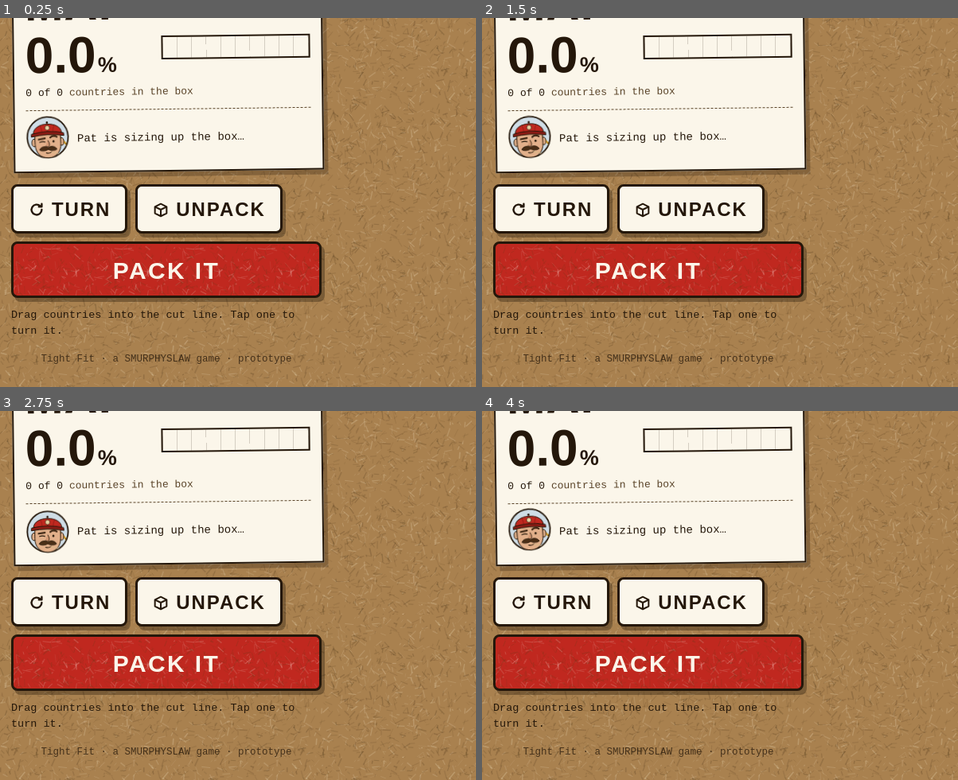
Above: before the commit, frames 1-4 (two rows, left to right).
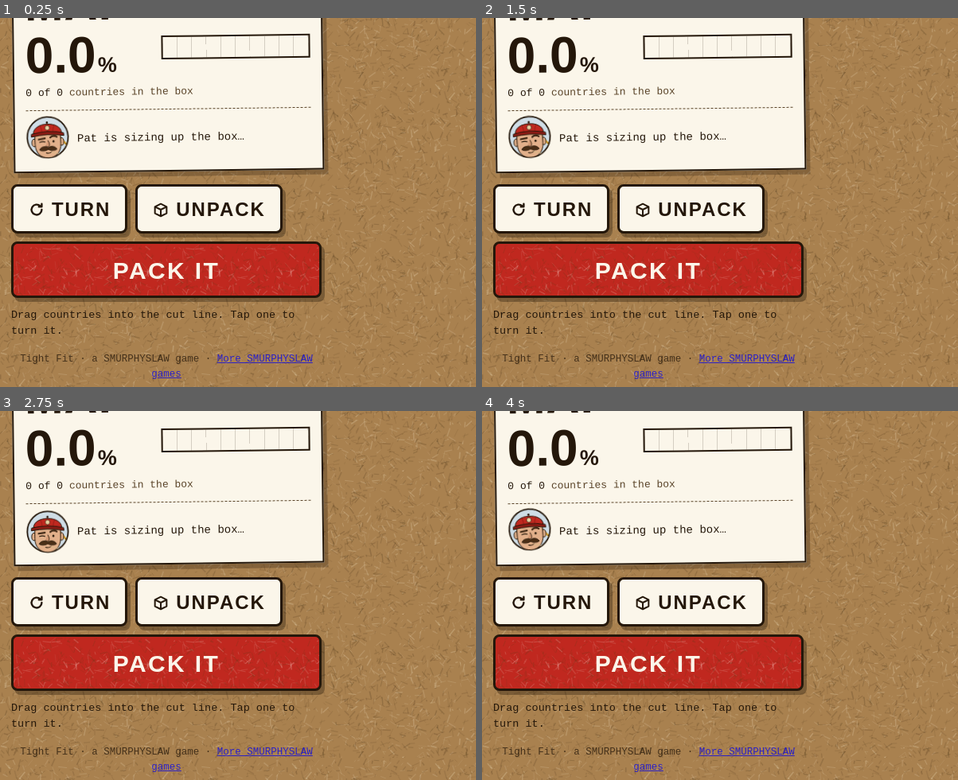
Above: after the commit, the same moments.

Repository: Smurphyslaw/games
Game: browser game, page tight-fit/index.html
Same seed, same stepped clock (60 frames per second), same inputs: the game is played once before the commit and once after it.
Inputs:
- Up to frame 1 (0.25 s): no input
- Up to frame 2 (1.5 s): hold Right from 1.03 s (still down); tap Space at 1.1 s
- Up to frame 3 (2.75 s): release Right at 1.53 s; hold Down 1.58-1.85 s; tap Space at 1.6, 2.1, 2.6 s; hold Left 1.9-2.47 s; hold Up from 2.52 s (still down)
- Up to frame 4 (4 s): release Up at 2.82 s; hold Right 2.87-3.53 s; tap Space at 3.1, 3.6 s; hold Up 3.58-3.82 s; hold Left from 3.87 s (still down)
The pictures show only the part of the screen within x 0-50%, y 50-100%; the shares and areas given below are measured in that part.

The runs differ from the first frame. In frame 1, 0.7% of the frame differs, in the area x 4-66%, y 91-98%; in frame 2, 0.7%; in frame 3, 0.7%; in frame 4, 0.7%.

Commit message:
Link back to the hub from Tight Fit

Diff:
--- a/tight-fit/index.html
+++ b/tight-fit/index.html
@@ -245,7 +245,7 @@
   <p class="hint" id="hint">Drag countries into the cut line. Tap one to turn it.</p>
 
   <section class="note" id="result" hidden aria-live="polite"></section>
-  <p class="foot">Tight Fit · a SMURPHYSLAW game · prototype</p>
+  <p class="foot">Tight Fit · a SMURPHYSLAW game · <a href="https://smurphyslaw.github.io/games/">More SMURPHYSLAW games</a></p>
   </div>
   <div class="stage"><div class="flaps3d" id="flaps3d" aria-hidden="true">
     <div class="flap3 l"><div class="fprint"><b class="up">↑↑ THIS SIDE UP ↑↑</b><span class="co">SMURPHYSLAW<br>SHIPPING CO.</span><i class="ship">KEEP DRY · STACK 4 HIGH</i></div></div>
